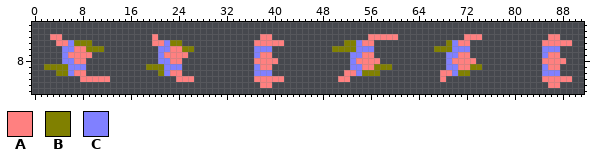
File history of a sprite sheet, shooter/assets/images/human.png. That is the earlier state.
The file is 96x16 pixels. Shown: x 0..91, y 2..13.
Palette (. is transparent): A #ff8080  B #808000  C #8080ff
Pixels before, first column x 2:
 4 .AA...............A.................AA................AAAAA...........AAA...........AA..
 5 ..AACBBB..........AACBB............AAAAA..........BBCAA............BCAA............AAAAA
 6 ...CCAABBB.........CCAABB..........CCC..........BBBBCCC..........BBBCCC............CCC..
 7 ...CAAAA...........CAAAA...........CAA.............CCAA............CCAA............CAA..
 8 ...CCAA............CCAA............AAAA............CAAAA...........CAAAA...........AAAA.
 9 BBBBCCC..........BBBCCC............CAA.............CCAABBB.........CCAABB..........CAA..
10 ..BBCAA............BCAA............CCC............AACBBB..........AACBB............CCC..
11 ......AAAAA...........AAA..........AAAAA.........AA...............A................AAAAA
12 ....................................AA..............................................AA..
New version:
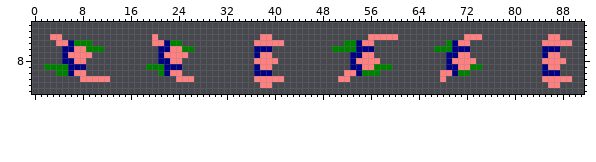
What changed:
colour B: #808000 -> #008000
colour C: #8080ff -> #000080
Pixel boxes of the changes (left, top, right, bottom) in both pictures:
changed: (44, 40, 104, 76)
changed: (146, 40, 194, 76)
changed: (332, 40, 392, 76)
changed: (434, 40, 482, 76)
changed: (254, 46, 272, 76)
changed: (542, 46, 560, 76)
